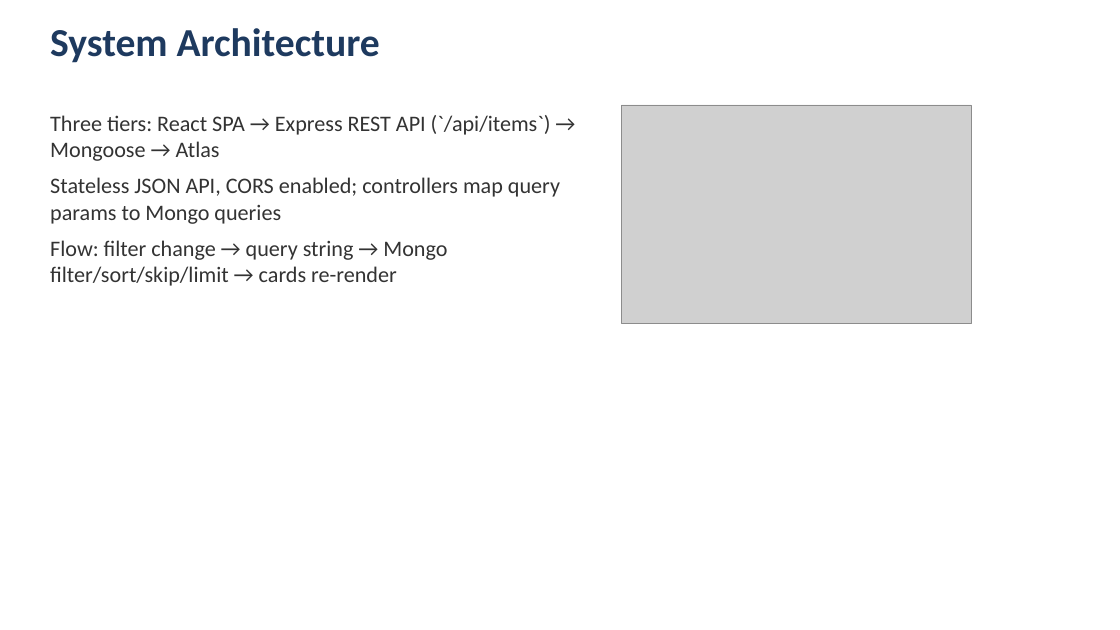
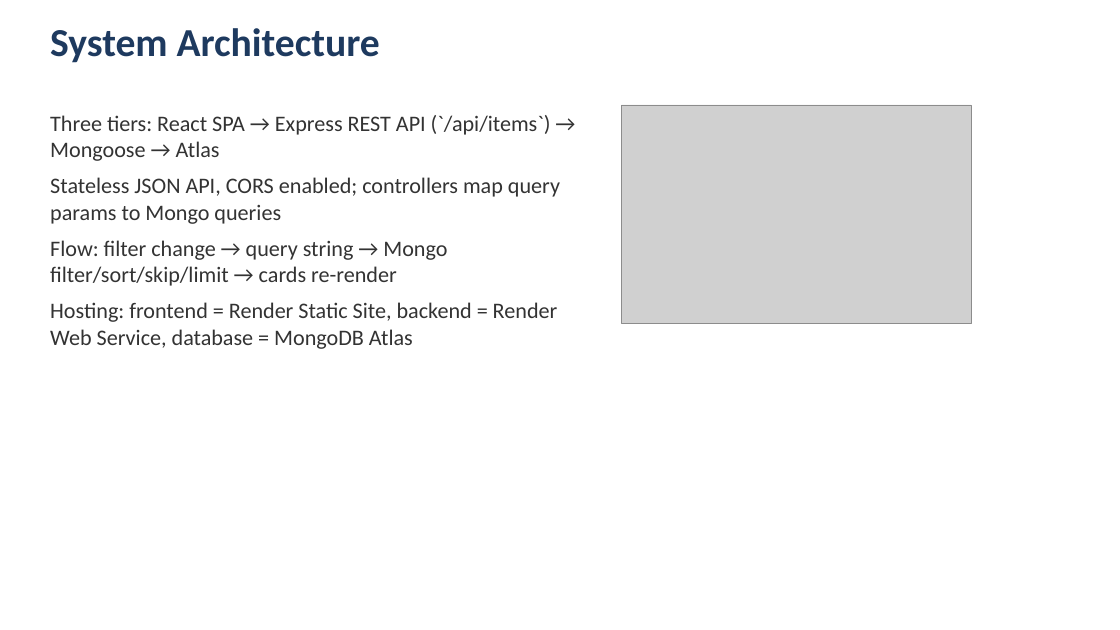
Before and after one commit to arun943jain/movie-book-library, a slide deck: slide 6 of docs/Presentation.pptx. Drawn at 1120x630 pixels with LibreOffice and Linux fonts; fonts in the diff are those of the drawing; grey boxes stand for pictures. Boxes give left, top, right and bottom in pixels: in the first picture for what was removed or moved away, otherwise in the second. Text is boxed around its words. In the diff, an @@ line names an element or a change of style, - is before the commit and + after.

```diff
--- a/docs/Presentation.pptx
+++ b/docs/Presentation.pptx
@@ text at [50,302,558,349]: paragraph added @@
+Hosting: frontend = Render Static Site, backend = Render Web Service, database = MongoDB Atlas
```
Also in this commit, not shown: 3 other slides changed, 1 slide added, 5 other files.
